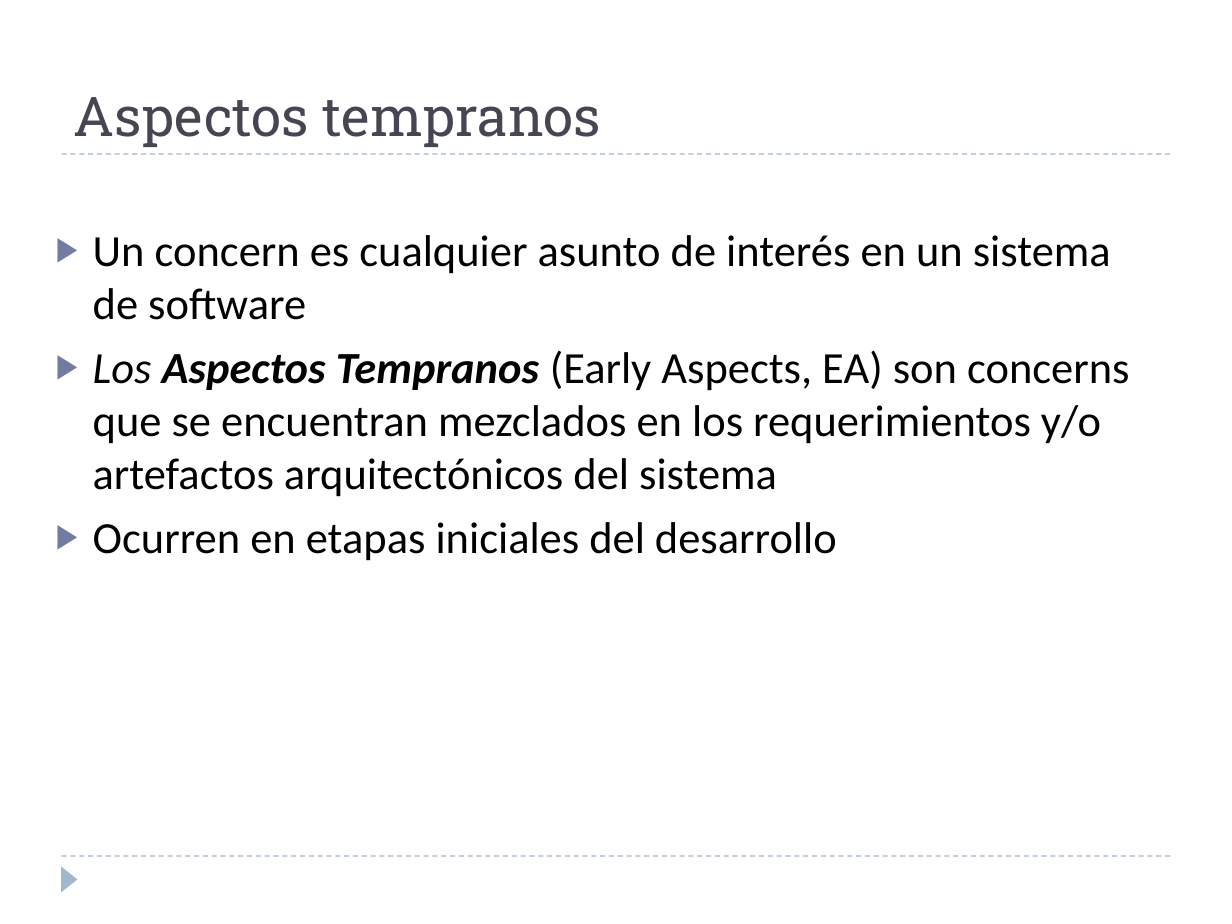
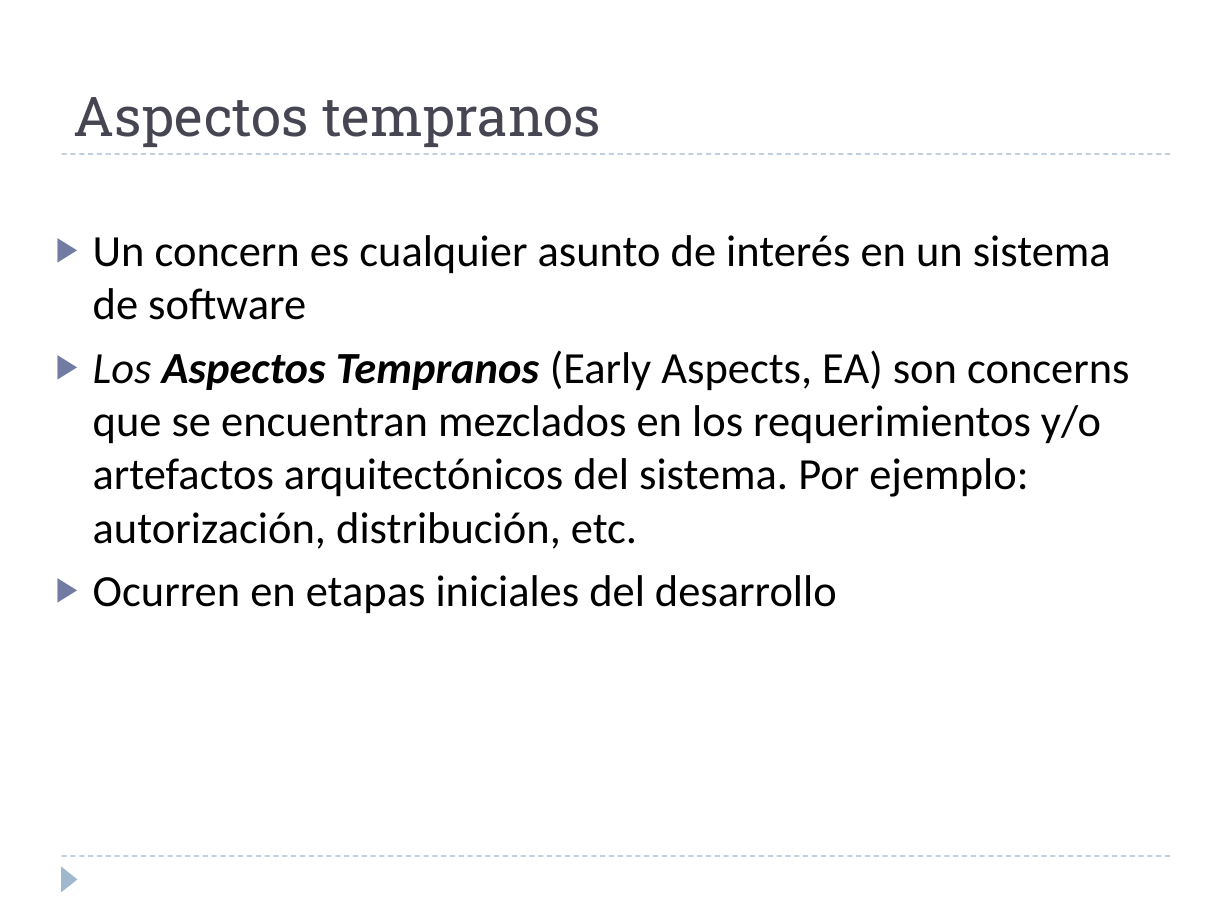
Before and after one commit to alejandrorago/qatesis2, a slide deck: slide 7 of Capitulos Finales/filiminasPeladas.pptx. Drawn at 1232x924 pixels with LibreOffice and Linux fonts; fonts in the diff are those of the drawing. Boxes give left, top, right and bottom in pixels: in the first picture for what was removed or moved away, otherwise in the second. Text is boxed around its words. In the diff, an @@ line names an element or a change of style, - is before the commit and + after.

```diff
--- a/Capitulos Finales/filiminasPeladas.pptx
+++ b/Capitulos Finales/filiminasPeladas.pptx
@@ text at [93, 350, 1129, 549]: text changed @@
-▶ Los Aspectos Tempranos (Early Aspects, EA) son concerns que se encuentran mezclados en los requerimientos y/o artefactos arquitectónicos del sistema
+▶ Los Aspectos Tempranos (Early Aspects, EA) son concerns que se encuentran mezclados en los requerimientos y/o artefactos arquitectónicos del sistema. Por ejemplo: autorización, distribución, etc.
```
Also in this commit, not shown: 2 other slides changed.
